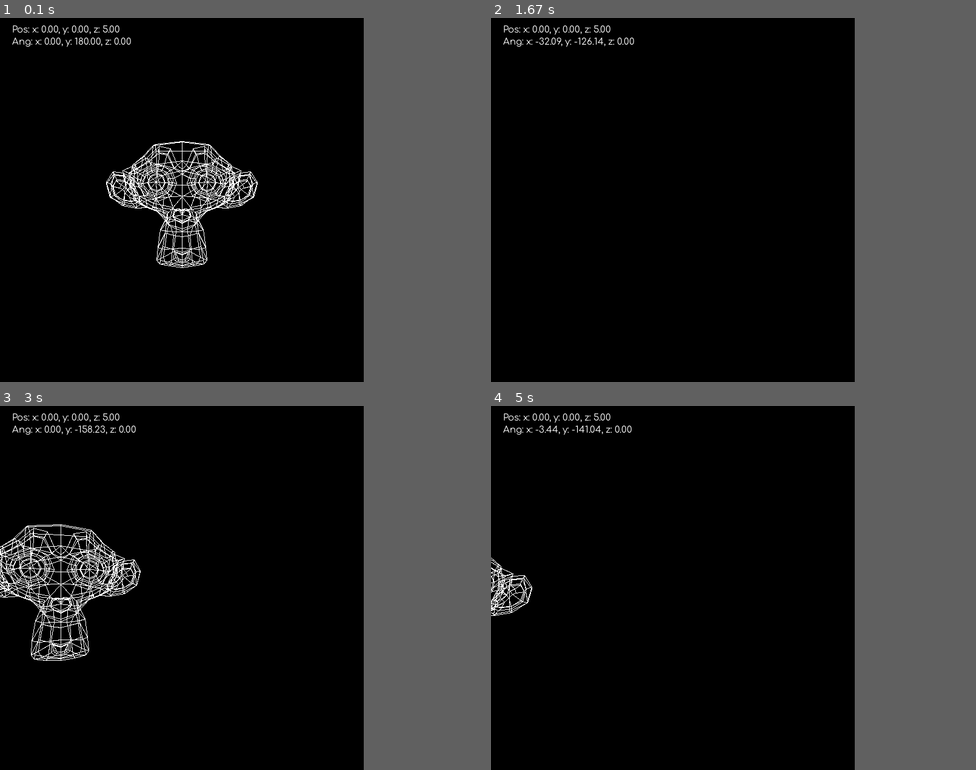
Above: before the commit, frames 1-4 (two rows, left to right).
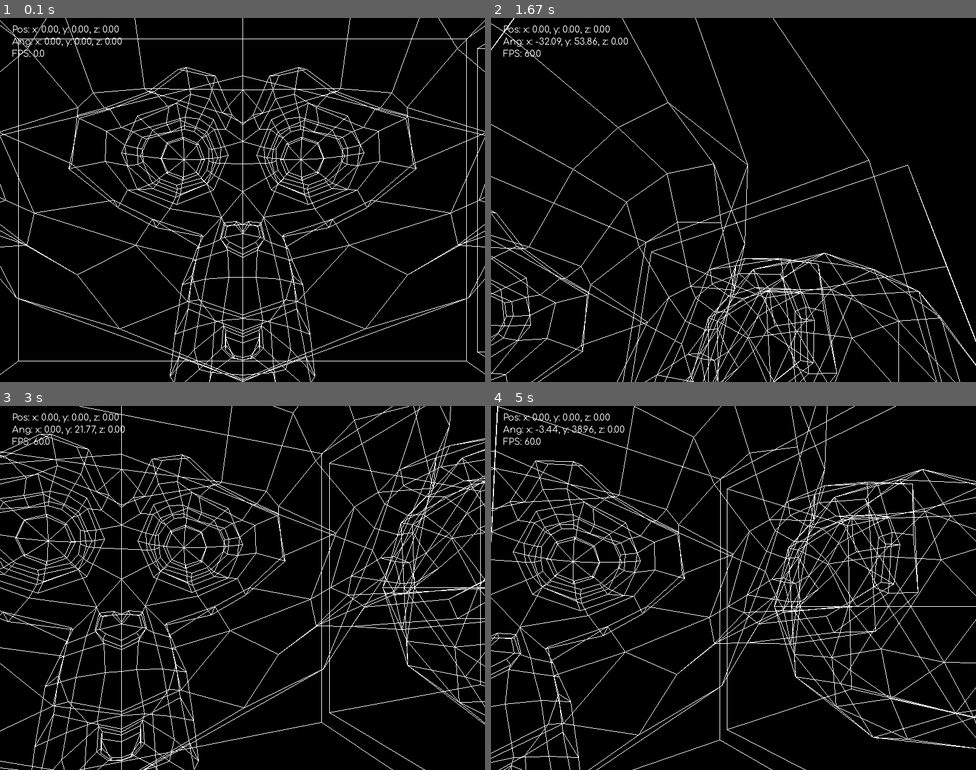
Above: after the commit, the same moments.

Repository: TreeWonTwoToFor/personal_projects
Game: pygame game, started from Python/Needs_Work/TreeOS/v3/main.py
Same seed, same stepped clock (60 frames per second), same inputs: the game is played once before the commit and once after it.
Inputs:
- Up to frame 1 (0.1 s): no input
- Up to frame 2 (1.67 s): hold Right 0.33-0.8 s; hold Up 0.83-1.3 s; hold Right from 1.33 s (still down)
- Up to frame 3 (3 s): release Right at 1.8 s; hold Left 1.83-2.37 s; hold Down 2.4-2.87 s; hold Left from 2.9 s (still down)
- Up to frame 4 (5 s): release Left at 3.37 s; hold Up 3.4-3.87 s; hold Right 3.9-4.53 s; hold Down from 4.57 s (still down)
In our replay, the window is 600x600 before the commit and 800x600 after it. These sizes can differ from the game's own. Grey fills any space a smaller window leaves; there, only what the larger window draws over its background counts as a difference.

The runs differ from the first frame. In frame 1, 7.8% of the frame differs, in the area x 0-100%, y 0-100%; in frame 2, 4.1%; in frame 3, 8.9%; in frame 4, 6.9%.

Commit message:
Object functionality in treeOS, and houskeeping

Diff:
--- a/Python/Needs_Work/TreeOS/v3/Camera.py
+++ b/Python/Needs_Work/TreeOS/v3/Camera.py
@@ -15,12 +15,12 @@
 class Camera:
     def __init__(self, xyz, theta):
         self.point = Point.Point(xyz[0], xyz[1], xyz[2])
-        self.angle = Point.Point(theta[0], theta[1], theta[2])
+        self.angle = Point.Point(theta[0], theta[1], theta[2]) # stored in rad
 
     def __str__(self):
         return f"Camera Info\n\tPos: {self.point}\n\tAngle: {self.angle}"
 
-    def show_pos(self, screen):
+    def show_pos(self, screen, fps):
         # like cl_showpos from portal.
         text = font.render(f"Pos: x: {self.point.x:.2f}, y: {self.point.y:.2f}, z: {self.point.z:.2f}", True, (255, 255, 255))
         textRect = text.get_rect()
@@ -31,6 +31,12 @@
             True, (255, 255, 255))
         textRect = text.get_rect()
         textRect.center = (20, 30)
+        screen.blit(text, textRect.center)
+        text = font.render(
+            f"FPS: {fps}",
+            True, (255, 255, 255))
+        textRect = text.get_rect()
+        textRect.center = (20, 50)
         screen.blit(text, textRect.center)
 
     def move(self, theta, amount=0.02):
--- a/Python/Needs_Work/TreeOS/v3/Draw.py
+++ b/Python/Needs_Work/TreeOS/v3/Draw.py
@@ -1,11 +1,12 @@
 import pygame
 import math
+import numpy
+import random
 
 import Point
 import Polygon
 
 # Functions for 3d manipulations
-
 def rotate_object(player_position, object_position, d_theta):
     # uses two 2d points and a change in rotation (radians) to return a point rotated about the player
     x = object_position[0] - player_position[0]
@@ -46,8 +47,13 @@
     # OG RETURN FUNCTION: return (bx+size_x,by+size_y)
     return (bx+size_x,size_y-by)
 
+def array_dot_product(face_array, camera_array):
+    face_vector = numpy.array(face_array)
+    camera_vector = numpy.array(camera_array)
+    dp = numpy.dot(face_vector, camera_vector)
+    return dp
+
 # General drawing functions
-
 def draw_pt(screen, coords, color):
     # this is simply to help make it easier to quickly draw a point
     pygame.draw.circle(screen, color, coords, 2)
@@ -55,54 +61,27 @@
 def draw_from_lines(screen, camera, line_list, offset=(0,0,0)):
     # line_list is just a list of pairs of 3d points
     for line in line_list:
-        point_a = perspective_projection((line[0][0]+offset[0],line[0][1]+offset[1],line[0][2]+offset[2]), camera)
-        point_b = perspective_projection((line[1][0]+offset[0],line[1][1]+offset[1],line[1][2]+offset[2]), camera)
+        point_a = perspective_projection(
+            (line[0][0]+offset[0],line[0][1]+offset[1],line[0][2]+offset[2]),
+            camera)
+        point_b = perspective_projection(
+            (line[1][0]+offset[0],line[1][1]+offset[1],line[1][2]+offset[2]),
+            camera)
         pygame.draw.line(screen, (255, 255, 255), point_a, point_b)
 
-def draw_polygons(screen, camera, p_list, offset=(0,0,0)):
-    for poly in p_list:
-        # 0-1, 1-2, 2-3, 3-0
-        poly_size = len(poly)
-        for i in range(poly_size):
-            index_a = i
-            index_b = i+1
-            if index_b == poly_size: index_b = 0
-            point_a = perspective_projection(screen, poly[index_a], camera)
-            point_b = perspective_projection(screen, poly[index_b], camera)
-            pygame.draw.line(screen, (255,255,255), point_a, point_b)
-
-
-# Specific implementations for other shapes.
-
-def draw_circle(screen, camera):
-    angle_change = 10
-    angle_conversion = math.pi/(180//angle_change)
-    for i in range((360//angle_change)):
-        point_a = perspective_projection(screen, (math.cos(i*angle_conversion), 1, math.sin((i)*angle_conversion)), camera)
-        point_b = perspective_projection(screen, (math.cos((i+1)*angle_conversion), 1, math.sin((i+1)*angle_conversion)), camera)
-        pygame.draw.line(screen, (255,255,255), point_a, point_b)
-
-def draw_sphere(screen, camera):
-    angle_change = 10
-    angle_conversion = math.pi/(180//angle_change)
-    for i in range((360//angle_change)):
-        point_a = perspective_projection(screen, (math.cos(i*angle_conversion), 1, math.sin((i)*angle_conversion)), camera)
-        point_b = perspective_projection(screen, (math.cos((i+1)*angle_conversion), 1, math.sin((i+1)*angle_conversion)), camera)
-        pygame.draw.line(screen, (255,255,255), point_a, point_b)
-    for i in range((360//angle_change)):
-        point_a = perspective_projection(screen, (0, math.cos(i*angle_conversion)+1, math.sin((i)*angle_conversion)), camera)
-        point_b = perspective_projection(screen, (0, math.cos((i+1)*angle_conversion)+1, math.sin((i+1)*angle_conversion)), camera)
-        pygame.draw.line(screen, (255,255,255), point_a, point_b)
-    for i in range((360//angle_change)):
-        point_a = perspective_projection(screen, (math.cos(i*angle_conversion), math.sin((i)*angle_conversion)+1, 0), camera)
-        point_b = perspective_projection(screen, (math.cos((i+1)*angle_conversion), math.sin((i+1)*angle_conversion)+1, 0), camera)
+def draw_polygons_wireframe(screen, camera, pair_list, offset=(0,0,0)):
+    for pair in pair_list:
+        point_a = perspective_projection(screen, pair[0], camera)
+        point_b = perspective_projection(screen, pair[1], camera)
         pygame.draw.line(screen, (255,255,255), point_a, point_b)
 
 # 'main' function of Draw
-
-def draw_frame(screen, camera, point_list, debug):
+def draw_frame(screen, camera, obj_list, debug, clock):
     screen.fill((0,0,0))
-    draw_polygons(screen, camera, point_list)
+    for obj in obj_list:
+        draw_polygons_wireframe(screen, camera, obj.model)
+        if debug:
+            draw_polygons_wireframe(screen, camera, obj.collision_box)
     camera.fix_angles() # keeps the camera's angles in realistic boundaries.
-    if debug: camera.show_pos(screen)
+    if debug: camera.show_pos(screen, round(clock.get_fps(), 2))
     pygame.display.update()
--- /dev/null
+++ b/Python/Needs_Work/TreeOS/v3/Object.py
@@ -0,0 +1,99 @@
+import blender_parser as Parser
+import math
+
+class Object:
+    def __init__(self, model):
+        self.model = remove_reference(model)
+        self.collision_box = get_bounding_box_wireframe(model)
+        self.center_point = get_center_point_wireframe(model)
+        self.move_to_origin()
+
+    def move_to_origin(self):
+        cp = self.center_point
+        self.translate(-cp[0], -cp[1], -cp[2])
+        self.center_point = get_center_point_wireframe(self.model) # should be 0,0,0
+
+    def translate(self, x, y, z):
+        scalar_list = [x,y,z]
+        for point_pair in self.model:
+            for point in point_pair:
+                for i in range(3):
+                    point[i] = point[i] + scalar_list[i]
+        self.center_point = get_center_point_wireframe(self.model)
+        self.collision_box = get_bounding_box_wireframe(self.model)
+
+    def scale(self, x, y, z):
+        scalar_list = [x,y,z]
+        for point_pair in self.model:
+            for point in point_pair:
+                for i in range(3):
+                    point[i] = (point[i] - self.center_point[i]
+                      ) * scalar_list[i] + self.center_point[i]
+        self.collision_box = get_bounding_box_wireframe(self.model)
+
+
+def remove_reference(model):
+    return [
+        [[p1[0], p1[1], p1[2]], [p2[0], p2[1], p2[2]]]
+        for p1, p2 in model
+    ]
+
+def get_center_point_wireframe(model):
+    min_x, min_y, min_z = float('inf'), float('inf'), float('inf')
+    max_x, max_y, max_z = float('-inf'), float('-inf'), float('-inf')
+
+    for point_pair in model:
+        for point in point_pair:
+            x, y, z = point
+            min_x = min(min_x, x)
+            max_x = max(max_x, x)
+            min_y = min(min_y, y)
+            max_y = max(max_y, y)
+            min_z = min(min_z, z)
+            max_z = max(max_z, z)
+
+    center_x = (min_x + max_x) / 2
+    center_y = (min_y + max_y) / 2
+    center_z = (min_z + max_z) / 2
+
+    return [center_x, center_y, center_z]
+
+def scale_wireframe(og_model, x, y, z):
+    model = remove_reference(og_model)
+    cp = get_center_point_wireframe(model)
+    scalar_list = [x,y,z]
+    for point_pair in model:
+        for point in point_pair:
+            for i in range(3):
+                point[i] = (point[i] - cp[i]) * scalar_list[i] + cp[i]
+    return model
+
+def translate_wireframe(og_model, x, y, z):
+    model = remove_reference(og_model)
+    scalar_list = [x,y,z]
+    for point_pair in model:
+        for point in point_pair:
+            for i in range(3):
+                point[i] = point[i] + scalar_list[i]
+    return model
+
+def get_bounding_box_wireframe(model):
+    max_x, max_y, max_z = model[0][0][0], model[0][0][1], model[0][0][2]
+    low_x, low_y, low_z = model[0][0][0], model[0][0][1], model[0][0][2]
+    for point_pair in model:
+        for point in point_pair:
+            if point[0] > max_x: max_x = point[0]
+            if point[0] < low_x: low_x = point[0]
+            if point[1] > max_y: max_y = point[1]
+            if point[1] < low_y: low_y = point[1]
+            if point[2] > max_z: max_z = point[2]
+            if point[2] < low_z: low_z = point[2]
+    x_size = math.sqrt((max_x - low_x)**2)/2
+    y_size = math.sqrt((max_y - low_y)**2)/2
+    z_size = math.sqrt((max_z - low_z)**2)/2
+    box_model = Parser.get_model_wireframe("./blender_files/cube.obj")
+    box_model = scale_wireframe(box_model, x_size, y_size, z_size)
+    cp_box = get_center_point_wireframe(box_model)
+    box_model = translate_wireframe(box_model, -cp_box[0], -cp_box[1], -cp_box[2])
+    cp_full = get_center_point_wireframe(model)
+    return translate_wireframe(box_model, cp_full[0], cp_full[1], cp_full[2])
--- a/Python/Needs_Work/TreeOS/v3/blender_parser.py
+++ b/Python/Needs_Work/TreeOS/v3/blender_parser.py
@@ -1,3 +1,5 @@
+import numpy
+
 def read_blender_file(file_name):
     try:
         file = open(file_name)
@@ -19,9 +21,12 @@
 
     start_found = False
     while not start_found:
-        if file_dict[line_number].split()[0] == data_type:
-            start_found = True
-        else:
+        try:
+            if file_dict[line_number].split()[0] == data_type:
+                start_found = True
+            else:
+                line_number += 1
+        except:
             line_number += 1
 
     looking = True
@@ -35,10 +40,12 @@
         line_number += 1
     return data_list
 
+# each data point in the model has a list of verteceis, as well as the face normal
 def get_model(file_name):
     text = read_blender_file(file_name)
     file_dict = get_file_dictionary(text)
     vertex_list = []
+    face_normal_list = []
     face_list = []
     for vertex in get_data(file_dict, 'v'):
         final_vertex = []
@@ -51,27 +58,62 @@
             final_face.append(int(point.split('/')[0]))
         face_list.append(final_face)
     model = []
-    for face in face_list:
+    # collects all vertecies in a face
+    for i in range(len(face_list)):
+        face = face_list[i]
+        polygon = []
         face_points = []
-        for i in range(len(face)):
-            vertex_index = face[i]-1
+        for j in range(len(face)):
+            vertex_index = face[j]-1
             face_points.append(vertex_list[vertex_index])
-        model.append(face_points)
+        polygon.append(face_points)
+        vector_a, vector_b = [], []
+        for i in range(3):
+            vector_a.append(round(face_points[0][i] - face_points[1][i], 4))
+            vector_b.append(round(face_points[0][i] - face_points[2][i], 4))
+        vector_a = numpy.array(vector_a)
+        vector_b = numpy.array(vector_b)
+        cp = numpy.cross(vector_a, vector_b)
+        polygon.append(cp)
+        model.append(polygon)
     return model
 
+
+def get_model_wireframe(file_name):
+    # returns tuples, where each one holds a pair of points to draw in 3D space
+    text = read_blender_file(file_name)
+    file_dict = get_file_dictionary(text)
+    vertex_list = []
+    face_normal_list = []
+    face_list = []
+    for vertex in get_data(file_dict, 'v'):
+        final_vertex = []
+        for number in vertex.split()[1:]:
+            final_vertex.append(float(number))
+        vertex_list.append(final_vertex)
+    for face in get_data(file_dict, 'f'):
+        final_face = []
+        for point in face.split()[1:]:
+            final_face.append(int(point.split('/')[0]))
+        face_list.append(final_face)
+    face_dict = {}
+    for face in face_list:
+        for i in range(len(face)):
+            index_a = i
+            index_b = i+1
+            if index_b == len(face): index_b = 0
+            point_a = face[index_a]
+            point_b = face[index_b]
+            if point_a < point_b:
+                point_pair = str(point_a) + " " + str(point_b)
+            else:
+                point_pair = str(point_b) + " " + str(point_a)
+            point_a_value = vertex_list[point_a-1]
+            point_b_value = vertex_list[point_b-1]
+            face_dict[point_pair] = [point_a_value, point_b_value]
+    return list(face_dict.values())
+
+
 if __name__ == '__main__':
-    file_name = input("Enter file name: ")
-    file_extension = file_name.split('.')[-1]
-    if file_extension == "obj":
-        text = read_blender_file(file_name)
-        file_dict = get_file_dictionary(text)
-        for vertex in get_data(file_dict, 'v'):
-            print("v: " + str(vertex.split()[1:]))
-        print()
-        for face in get_data(file_dict, 'f'):
-            print("f: ", end = "")
-            for point in face.split()[1:]:
-                print(point[0], end = " ")
-            print()
-    else:
-        print("This program only supports obj files.")
+    model = get_model_wireframe("./blender_files/cube.obj")
+    print(model)
--- a/Python/Needs_Work/TreeOS/v3/main.py
+++ b/Python/Needs_Work/TreeOS/v3/main.py
@@ -6,11 +6,11 @@
 import Draw
 import PlayerMovement
 import blender_parser as Parser
+import Object
 
 FPS = 60
-resolution = (600,600)
+resolution = (800, 600) # XGA
 debug = True
-model_file = "./blender_files/monkey.obj"
 
 mouse_control = False
 mouse_sensitivity = 1
@@ -19,21 +19,33 @@
 clock = pygame.time.Clock()
 pygame.mouse.set_visible(not mouse_control)
 
-model = Parser.get_model(model_file)
+monkey = Object.Object(
+        (Parser.get_model_wireframe("./blender_files/monkey.obj")))
+monkey.translate(0,0,1)
+icosphere = Object.Object(
+        (Parser.get_model_wireframe("./blender_files/icosphere.obj")))
+icosphere.translate(2.5,0,1)
+arcade = Object.Object(
+        (Parser.get_model_wireframe("./blender_files/arcade_blender.obj")))
+arcade.scale(0.2, 0.2, 0.2)
+arcade.translate(-2,0,1)
+object_list = [monkey, icosphere, arcade]
 
 # pos + angle is simply to highlight the current drawing setup.
 # use Camera.degrees_to_radians() for angles
-game_camera = Camera.Camera((0,0,5), (0, Camera.degrees_to_radians(180), 0))
+game_camera = Camera.Camera((0,0,0), (0, 0, 0))
 
 running = True
 while running:
-    Draw.draw_frame(screen, game_camera, model, debug)
+    Draw.draw_frame(screen, game_camera, object_list, debug, clock)
     for event in pygame.event.get():
-        if event.type == pygame.QUIT or PlayerMovement.player_movement(event, mouse_control):
+        if event.type == pygame.QUIT or PlayerMovement.player_movement(
+                event, mouse_control):
             # this is a little unintuitive, but since PlayerMovment
             #   handles the escape key, it returns True when ESC
             #   is pressed. It updates the keyboard when called.
             running = False
     # the player movement needs to be checked every frame, and not just when a key changes.
-    PlayerMovement.player_movement_update(game_camera, mouse_control, mouse_sensitivity)
+    PlayerMovement.player_movement_update(
+        game_camera, mouse_control, mouse_sensitivity)
     clock.tick(FPS)
--- a/Python/Working/fun_isometric/test.py
+++ /dev/null
@@ -1,11 +0,0 @@
-import pygame
-
-focal_length = -10
-camera_point = (0,focal_length)
-vertex_point = (3,5)
-
-def find_projected(x, z):
-    x_projected = (focal_length * x) / (focal_length + z)
-    return x_projected
-
-print(find_projected(vertex_point[0], focal_length))
Not shown, added: Python/Needs_Work/TreeOS/v3/blender_files/arcade.obj
Not shown, added: Python/Needs_Work/TreeOS/v3/blender_files/arcade_blender.obj
Not shown, added: Python/Needs_Work/TreeOS/v3/blender_files/sphere.obj
Renamed: Python/Working/fun_isometric/main.py -> Python/Working/isometric.py
Renamed: Python/Working/senior quote/main.py -> Python/Working/senior_quote.py
Renamed: Python/Working/table_top_drawing/main.py -> Python/Working/table_top_drawing.py
